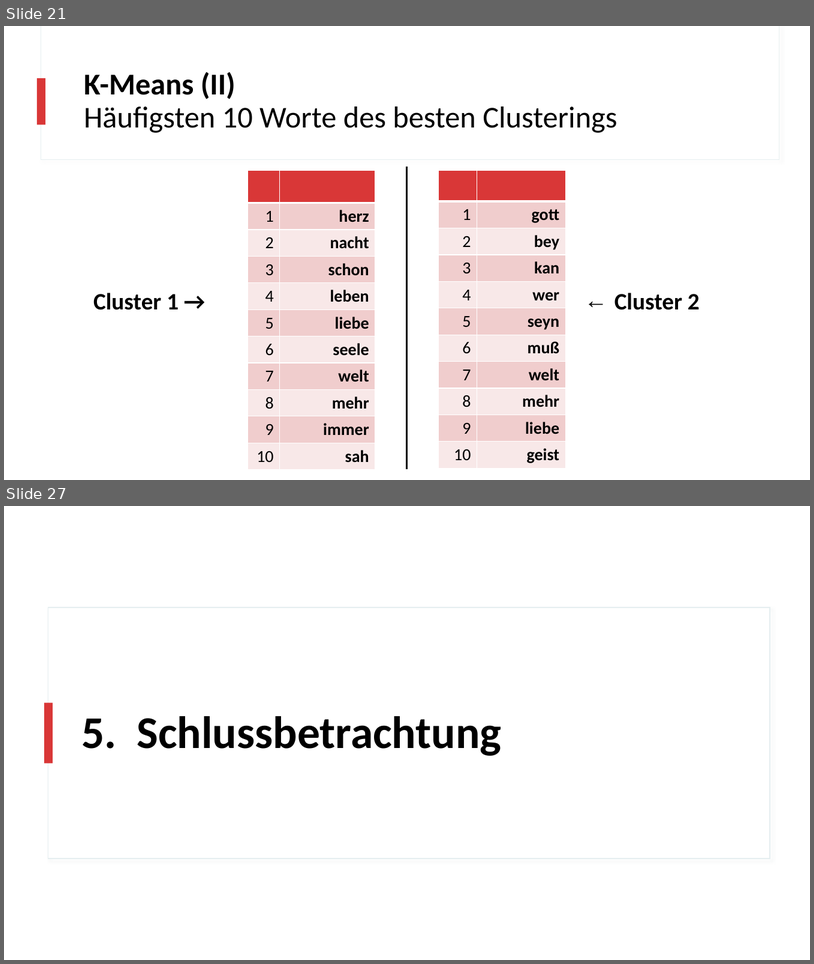
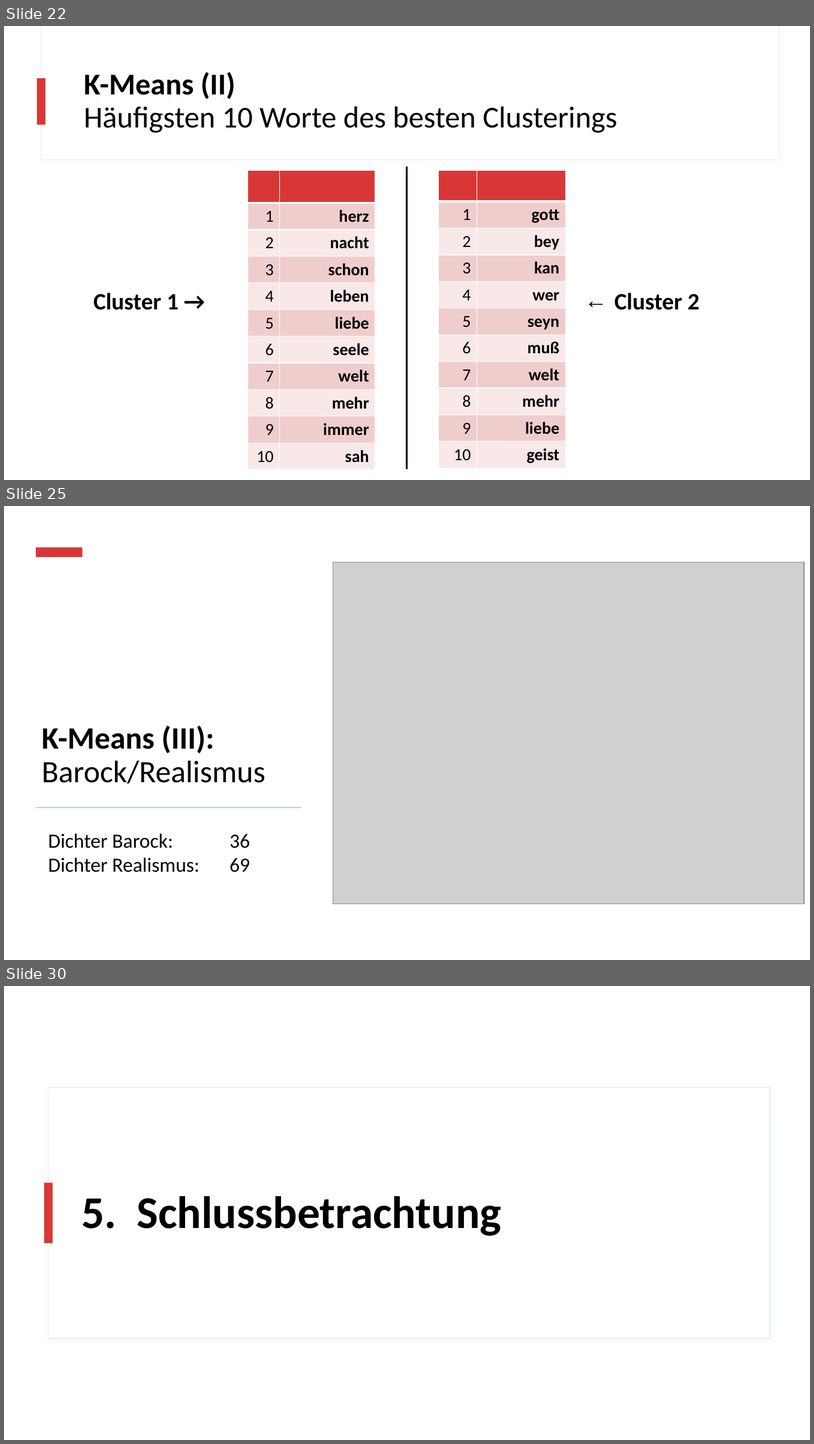
Before and after one commit to realjanpaulus/clusterpoems, a slide deck: literature & presentation/clustering_presentation.pptx. Shown one above the other, each under a label of ours: slides 21 and 27 before the commit, slides 22, 25 and 30 after it; the slides between them are not shown. The pictures are 814x964 and 814x1444 pixels, drawn with LibreOffice and Linux fonts; fonts in the diff are those of the drawing; grey boxes stand for pictures. Boxes give left, top, right and bottom in pixels: in the first picture for what was removed or moved away, otherwise in the second. Text is boxed around its words. In the diff, an @@ line names an element or a change of style, - is before the commit and + after.

```diff
--- a/literature & presentation/clustering_presentation.pptx
+++ b/literature & presentation/clustering_presentation.pptx
@@ slide 25 added at (x1=4, y1=506, x2=810, y2=960), background #FFFFFF; not listed: 2 template elements that a slide beside it also shows @@
@@ rectangle added at (x1=4, y1=506, x2=810, y2=960), fill #FFFFFF @@
@@ rectangle added at (x1=36, y1=547, x2=83, y2=557), fill #D93737 @@
@@ picture added at (x1=333, y1=562, x2=805, y2=903) @@
@@ title added at (x1=42, y1=725, x2=266, y2=784), 37 pt, text #000000 @@
+K-Means (III):
+Barock/Realismus
@@ rectangle added at (x1=36, y1=807, x2=302, y2=808), fill #BDD5DB @@
@@ text added at (x1=48, y1=833, x2=250, y2=872), 24 pt, text #000000 @@
+Dichter Barock: 36
+Dichter Realismus: 69
@@ what was slide 21 is now slide 22 @@
@@ what was slide 27 is now slide 30 @@
```
Also in this commit, not shown: 3 slides changed, 3 other slides added, 1 slide removed, 8 other files.
